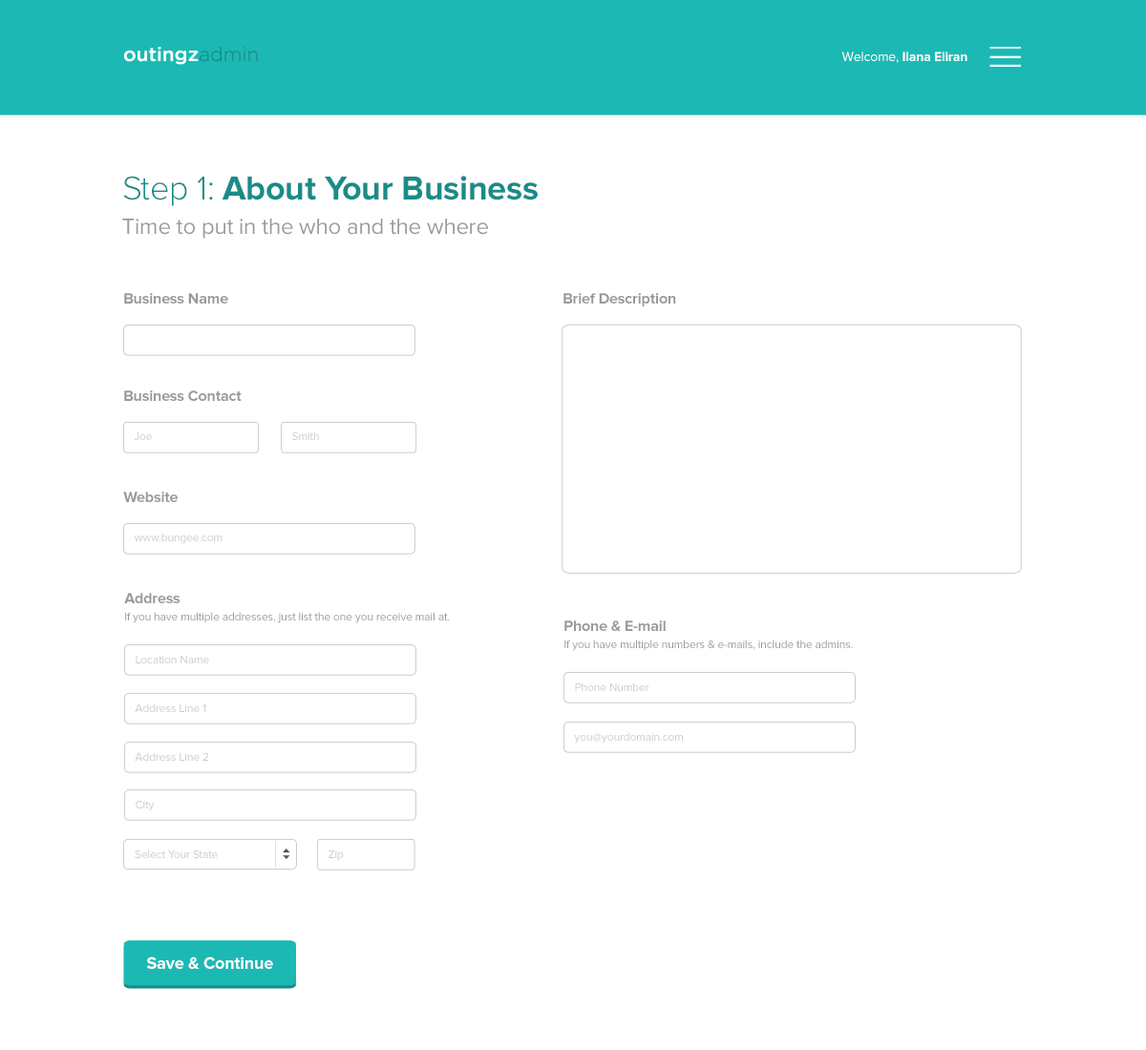
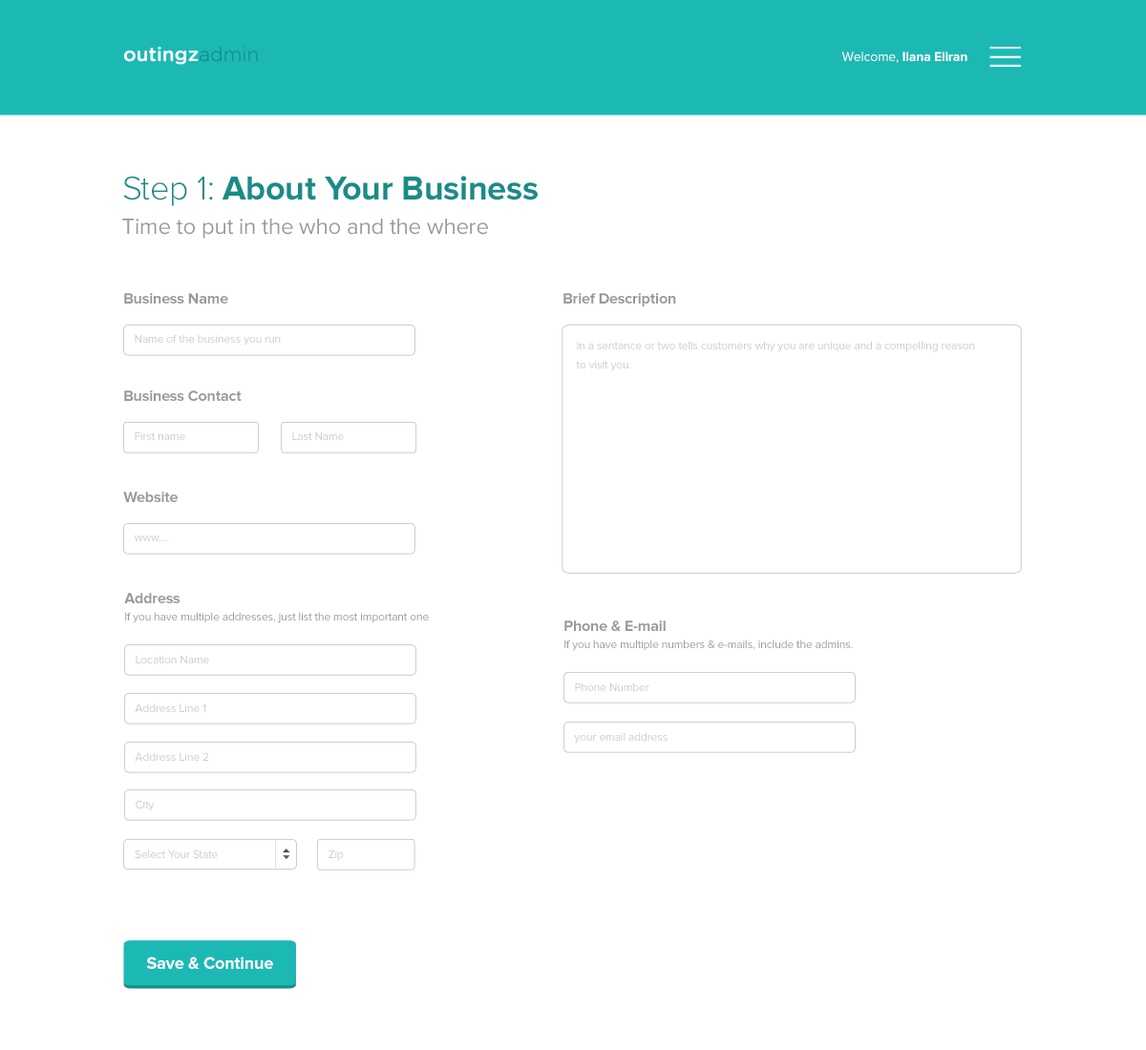
Two versions of the same layered image (1146 x 1050). Layer-by-layer changes:
renamed "Joe’s Bungee Jumping" to "Name of the business you run", moved it above "Business", painted on it over (134, 334, 281, 346)
renamed "Smith" to "Last Name", painted on it over (292, 431, 344, 441)
renamed "Joe" to "First name", painted on it over (133, 431, 186, 441)
renamed "www.bungee.com copy" to "www....", painted on it over (161, 532, 223, 545)
renamed "Address If you have multiple addresses, just list the one you r" to "Address If you have multiple addresses, just list the most impo", painted on it over (333, 612, 450, 624)
renamed "Joe’s bungee jumping is the best ever. We are only open 2 days" to "In a sentance or two tells customers why you are unique and a c", moved it above "Description", painted on it over (575, 340, 975, 372)
renamed "you@yourdomain.com" to "your email address", painted on it over (591, 732, 683, 744)
